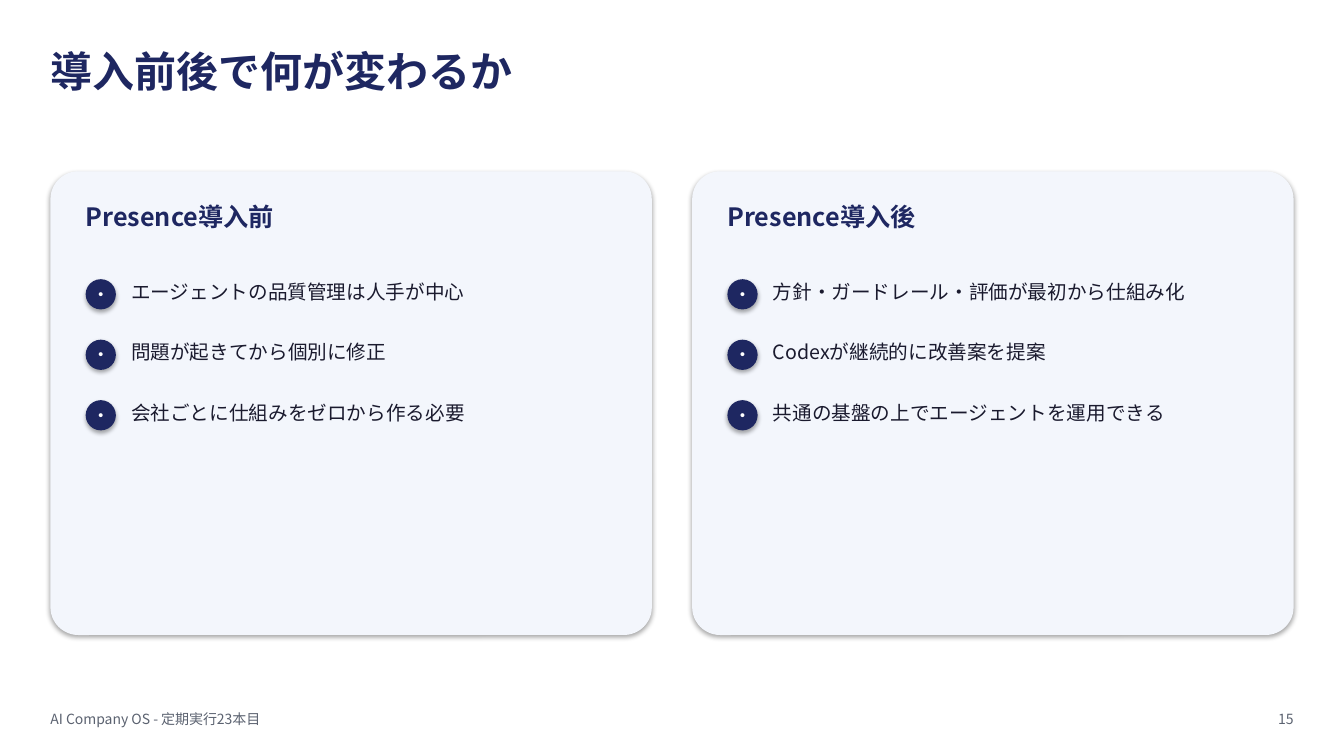
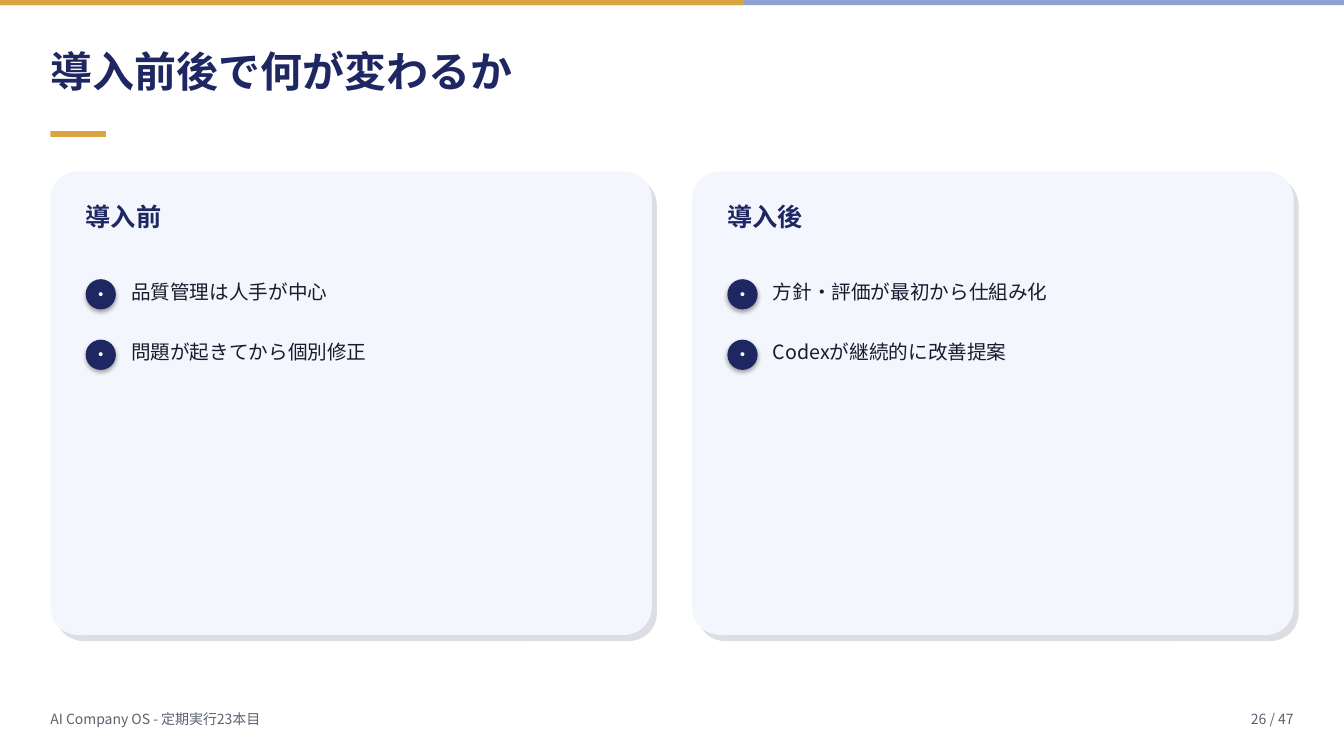
Before and after one commit to mako0120/llm-travel-mvp, a slide deck: slide 26 of ai-company-os/assets/2026-07-23_openai-presence-agent-platform/deck.pptx (slide 15 before the commit). Drawn at 1344x756 pixels with LibreOffice and Linux fonts; fonts in the diff are those of the drawing. Boxes give left, top, right and bottom in pixels: in the first picture for what was removed or moved away, otherwise in the second. Text is boxed around its words. In the diff, an @@ line names an element or a change of style, - is before the commit and + after.

```diff
--- a/ai-company-os/assets/2026-07-23_openai-presence-agent-platform/deck.pptx
+++ b/ai-company-os/assets/2026-07-23_openai-presence-agent-platform/deck.pptx
@@ rectangle added at (x1=0, y1=0, x2=1344, y2=5), fill #8FA3D0 @@
@@ rectangle added at (x1=0, y1=0, x2=744, y2=5), fill #D9A441 @@
@@ rectangle added at (x1=50, y1=131, x2=106, y2=137), fill #D9A441 @@
@@ rounded rectangle at (x1=50, y1=171, x2=652, y2=635): shadow off @@
@@ rounded rectangle added at (x1=55, y1=177, x2=657, y2=641), fill #DDDDE3 @@
@@ rounded rectangle at (x1=693, y1=171, x2=1295, y2=635): shadow off @@
@@ rounded rectangle added at (x1=698, y1=177, x2=1300, y2=641), fill #DDDDE3 @@
@@ text at (x1=86, y1=204, x2=162, y2=229): text changed @@
-Presence導入前
+導入前
@@ text at (x1=727, y1=204, x2=803, y2=229): text changed @@
-Presence導入後
+導入後
@@ text at (x1=131, y1=282, x2=327, y2=301): text changed @@
-エージェントの品質管理は人手が中心
+品質管理は人手が中心
@@ text at (x1=773, y1=282, x2=1048, y2=301): text changed @@
-方針・ガードレール・評価が最初から仕組み化
+方針・評価が最初から仕組み化
@@ text at (x1=131, y1=342, x2=367, y2=361): text changed @@
-問題が起きてから個別に修正
+問題が起きてから個別修正
@@ text at (x1=773, y1=342, x2=1007, y2=361): text changed @@
-Codexが継続的に改善案を提案
+Codexが継続的に改善提案
@@ ellipse removed at (x1=86, y1=400, x2=116, y2=431) @@
-・
@@ text removed at (x1=131, y1=403, x2=465, y2=422) @@
-会社ごとに仕組みをゼロから作る必要
@@ ellipse removed at (x1=728, y1=400, x2=758, y2=431) @@
-・
@@ text removed at (x1=773, y1=403, x2=1165, y2=422) @@
-共通の基盤の上でエージェントを運用できる
@@ text added at (x1=1251, y1=713, x2=1294, y2=724), 10 pt, text #5B6270 @@
+26 / 47
@@ text removed at (x1=1278, y1=713, x2=1294, y2=724) @@
-15
```
Also in this commit, not shown: 29 other slides changed, 17 slides added, 6 other files.
